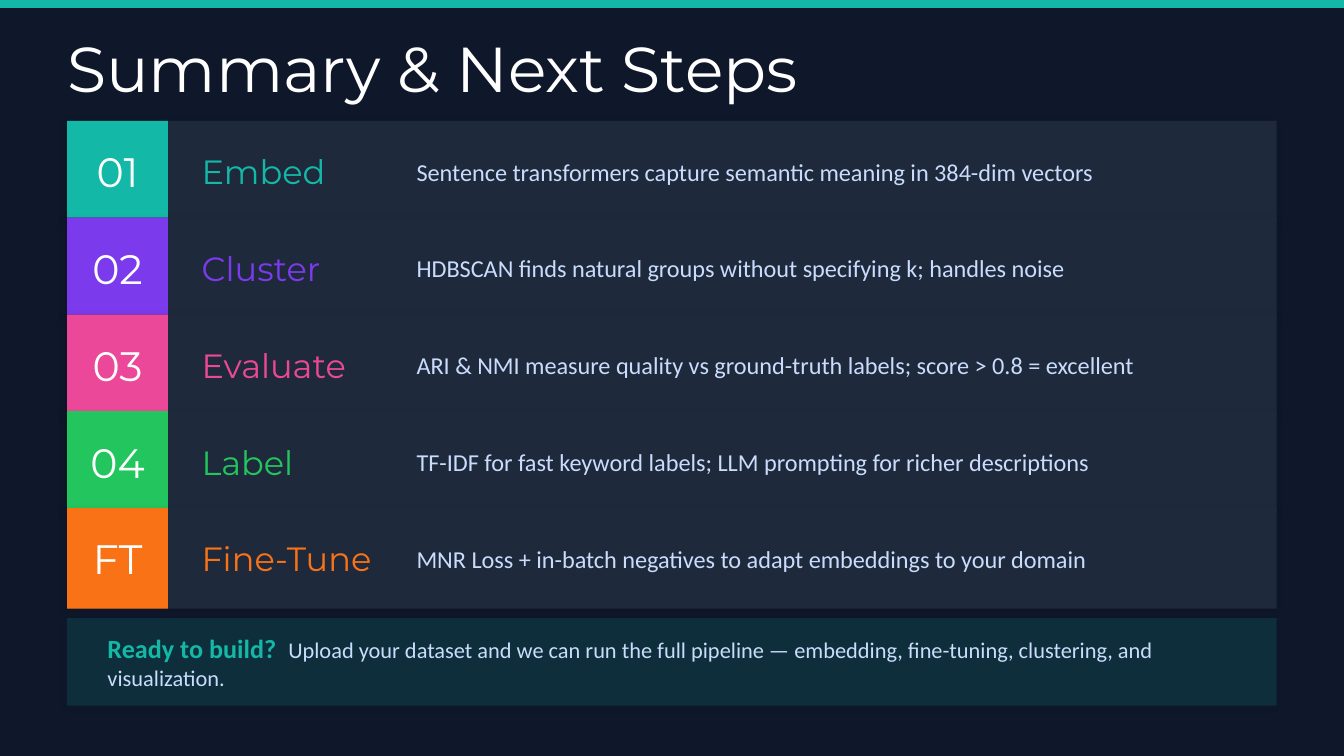
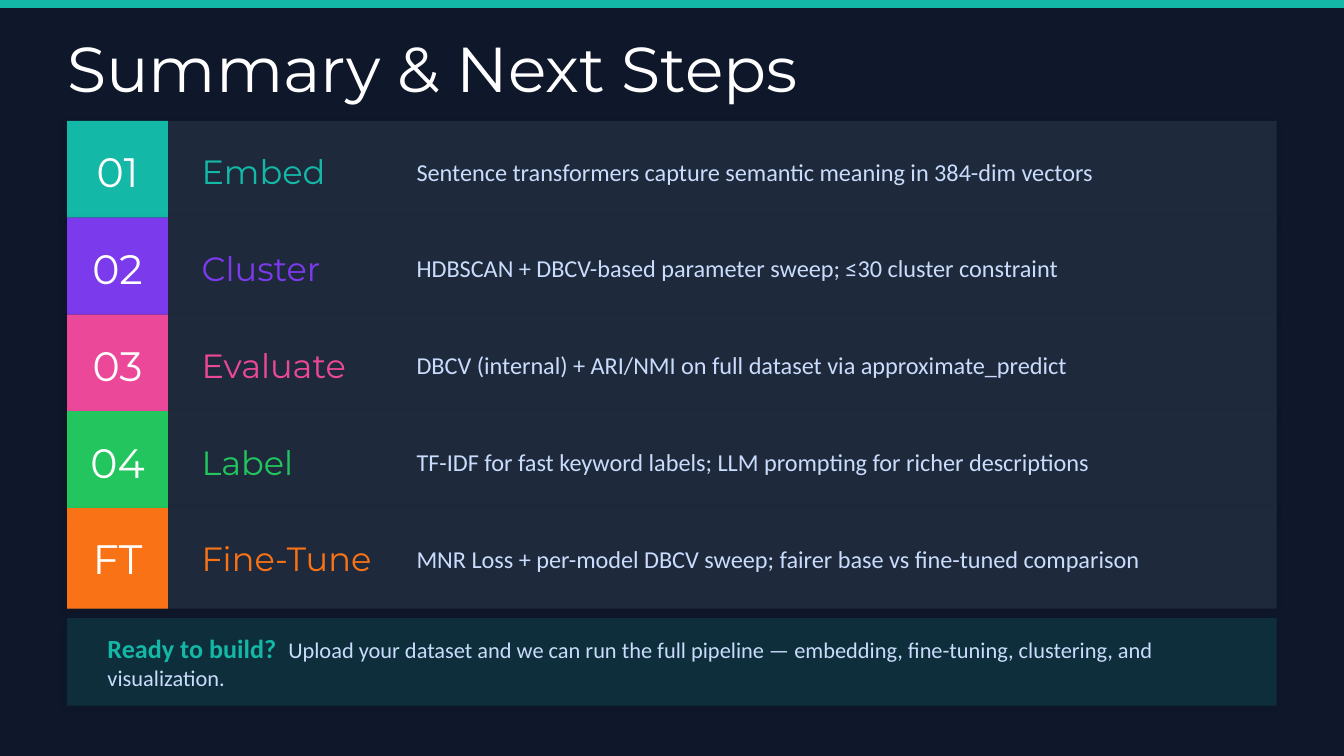
Before and after one commit to chandc/contact_center, a slide deck: slide 20 of Utterance_Clustering_Pipeline.pptx (slide 16 before the commit). Drawn at 1344x756 pixels with LibreOffice and Linux fonts; fonts in the diff are those of the drawing. Boxes give left, top, right and bottom in pixels: in the first picture for what was removed or moved away, otherwise in the second. Text is boxed around its words. In the diff, an @@ line names an element or a change of style, - is before the commit and + after.

```diff
--- a/Utterance_Clustering_Pipeline.pptx
+++ b/Utterance_Clustering_Pipeline.pptx
@@ text at [417,260,1058,281]: text changed @@
-HDBSCAN finds natural groups without specifying k; handles noise
+HDBSCAN + DBCV-based parameter sweep; ≤30 cluster constraint
@@ text at [417,356,1067,378]: text changed @@
-ARI & NMI measure quality vs ground-truth labels; score > 0.8 = excellent
+DBCV (internal) + ARI/NMI on full dataset via approximate_predict
@@ text at [417,551,1139,572]: text changed @@
-MNR Loss + in-batch negatives to adapt embeddings to your domain
+MNR Loss + per-model DBCV sweep; fairer base vs fine-tuned comparison
```
Also in this commit, not shown: 4 slides added, 2 other files.
